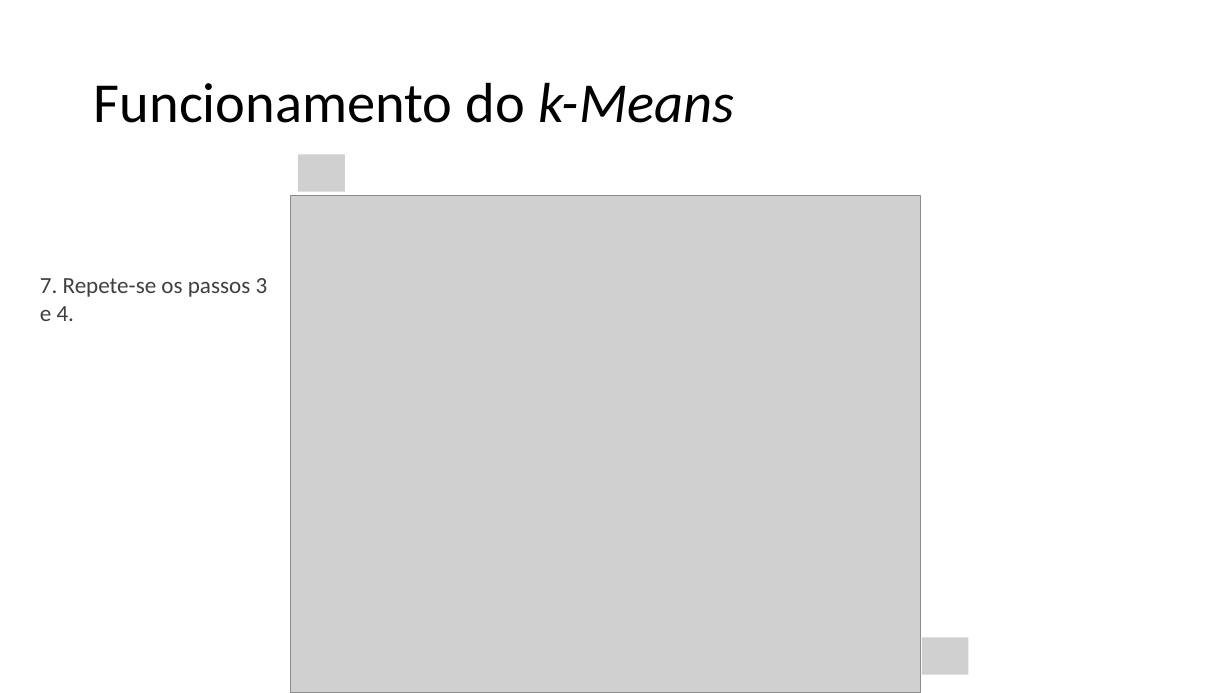
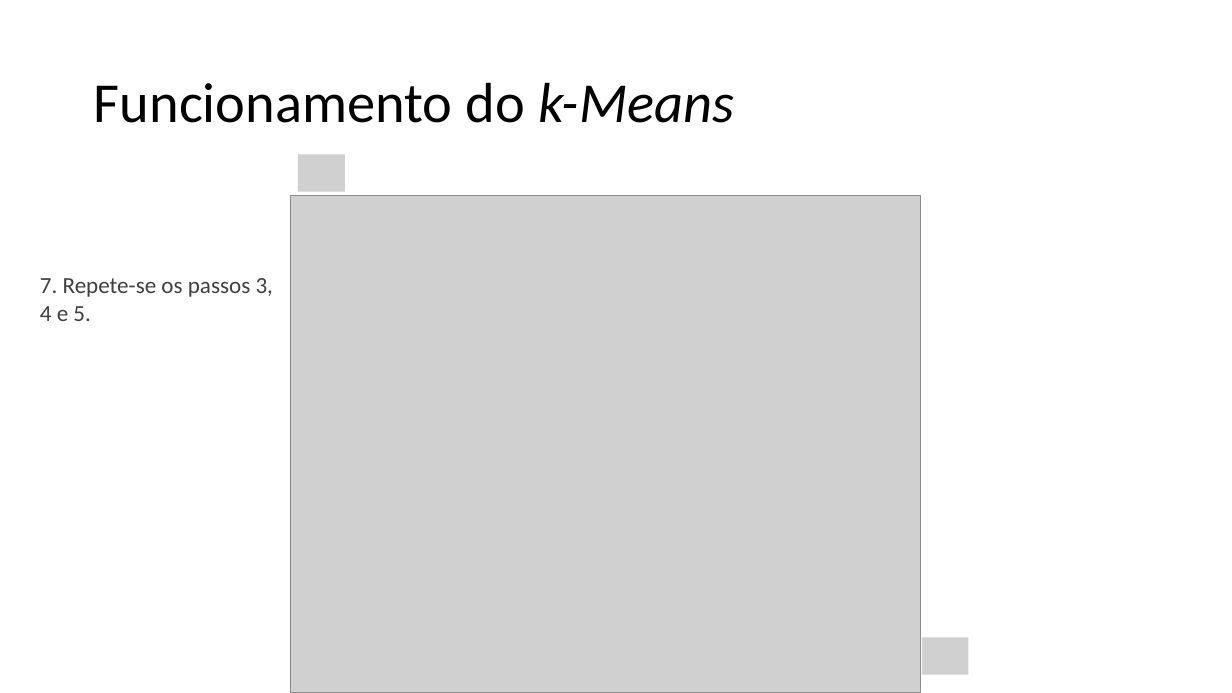
Before and after one commit to zz4fap/c24_inteligencia_artificial, a slide deck: slide 27 of slides/C24_kMeans.pptx (slide 26 before the commit). Drawn at 1232x693 pixels with LibreOffice and Linux fonts; fonts in the diff are those of the drawing; grey boxes stand for pictures. Boxes give left, top, right and bottom in pixels: in the first picture for what was removed or moved away, otherwise in the second. Text is boxed around its words. In the diff, an @@ line names an element or a change of style, - is before the commit and + after.

```diff
--- a/slides/C24_kMeans.pptx
+++ b/slides/C24_kMeans.pptx
@@ text at (40,278,273,321): text changed @@
-7. Repete-se os passos 3 e 4.
+7. Repete-se os passos 3, 4 e 5.
```
Also in this commit, not shown: 6 other slides changed, 1 slide added, 1 other file.
